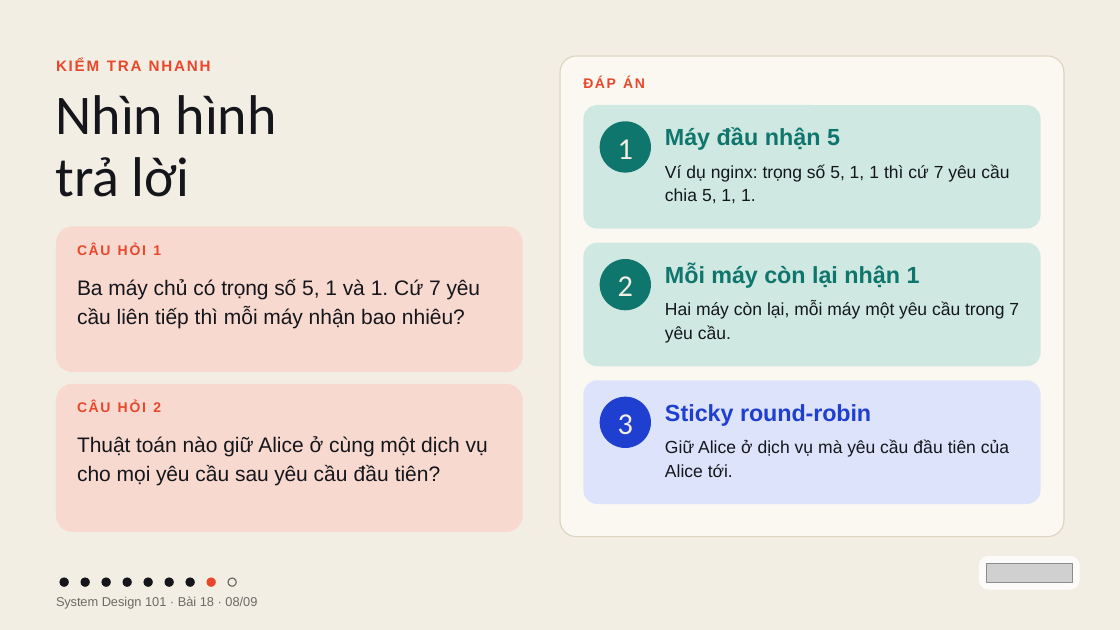
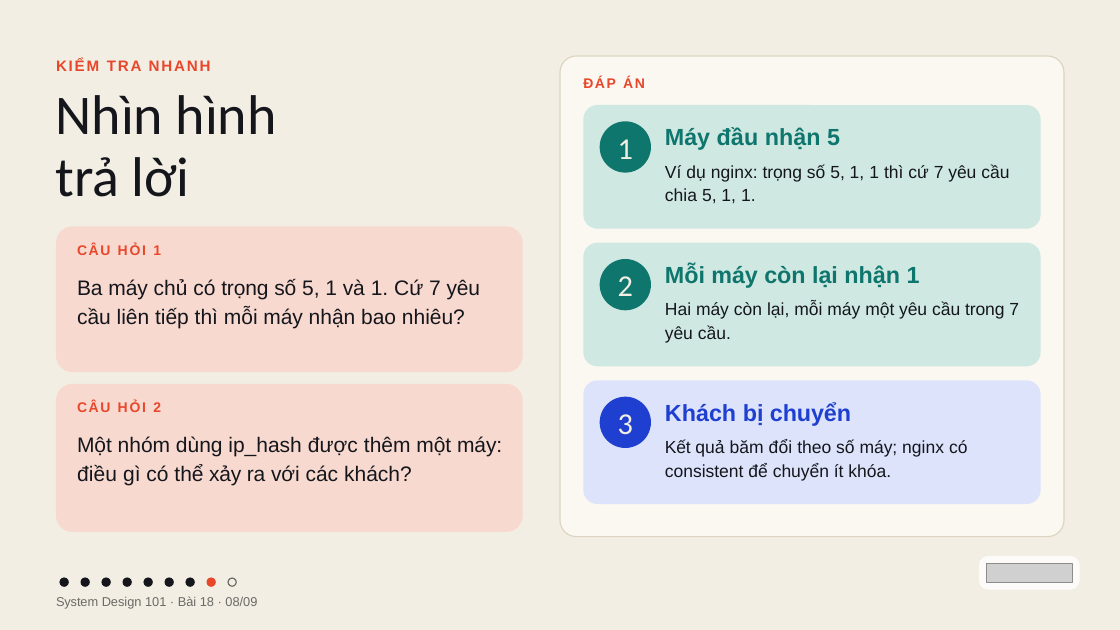
Before and after one commit to vohoailinh90/tool-marketing-studio, a slide deck: slide 8 of system-design-101/vi/lessons/sd-10-018/slides/sd-10-018.pptx. Drawn at 1120x630 pixels with LibreOffice and Linux fonts; fonts in the diff are those of the drawing; grey boxes stand for pictures. Boxes give left, top, right and bottom in pixels: in the first picture for what was removed or moved away, otherwise in the second. Text is boxed around its words. In the diff, an @@ line names an element or a change of style, - is before the commit and + after.

```diff
--- a/system-design-101/vi/lessons/sd-10-018/slides/sd-10-018.pptx
+++ b/system-design-101/vi/lessons/sd-10-018/slides/sd-10-018.pptx
@@ text at [665, 402, 851, 426]: text changed @@
-Sticky round-robin
+Khách bị chuyển
@@ text at [77, 436, 502, 486]: text changed @@
-Thuật toán nào giữ Alice ở cùng một dịch vụ cho mọi yêu cầu sau yêu cầu đầu tiên?
+Một nhóm dùng ip_hash được thêm một máy: điều gì có thể xảy ra với các khách?
@@ text at [665, 440, 968, 481]: text changed @@
-Giữ Alice ở dịch vụ mà yêu cầu đầu tiên của Alice tới.
+Kết quả băm đổi theo số máy; nginx có consistent để chuyển ít khóa.
```
Also in this commit, not shown: 5 other slides changed, 4 other files.
